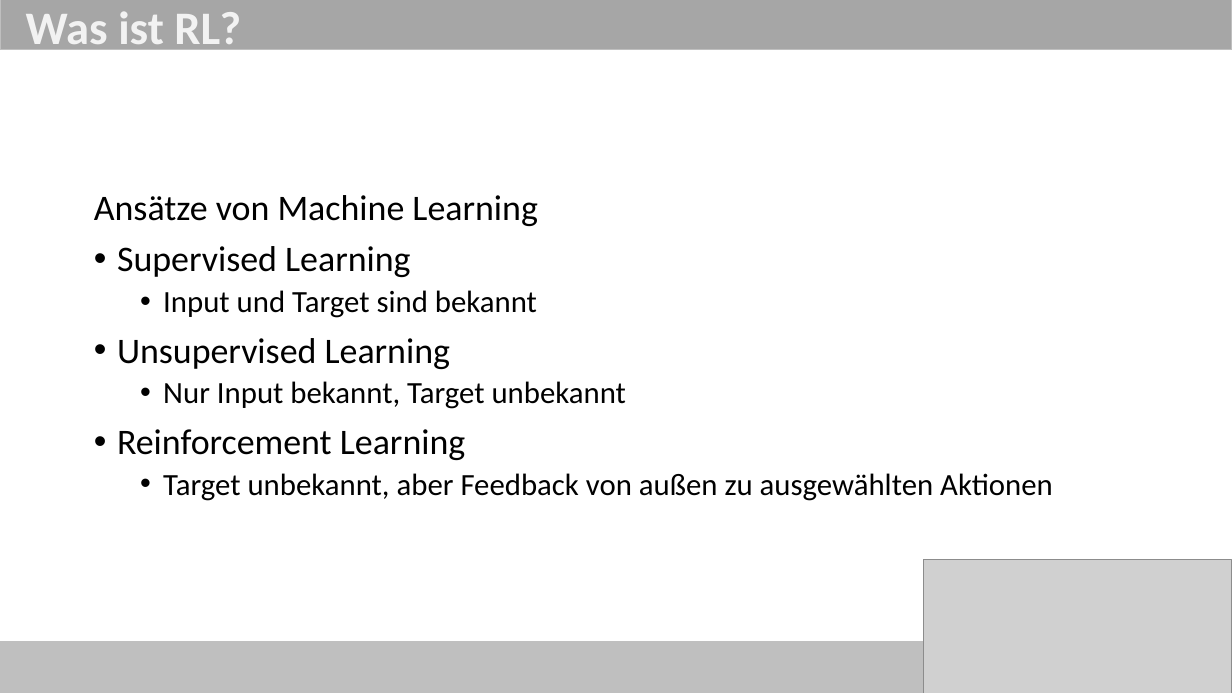
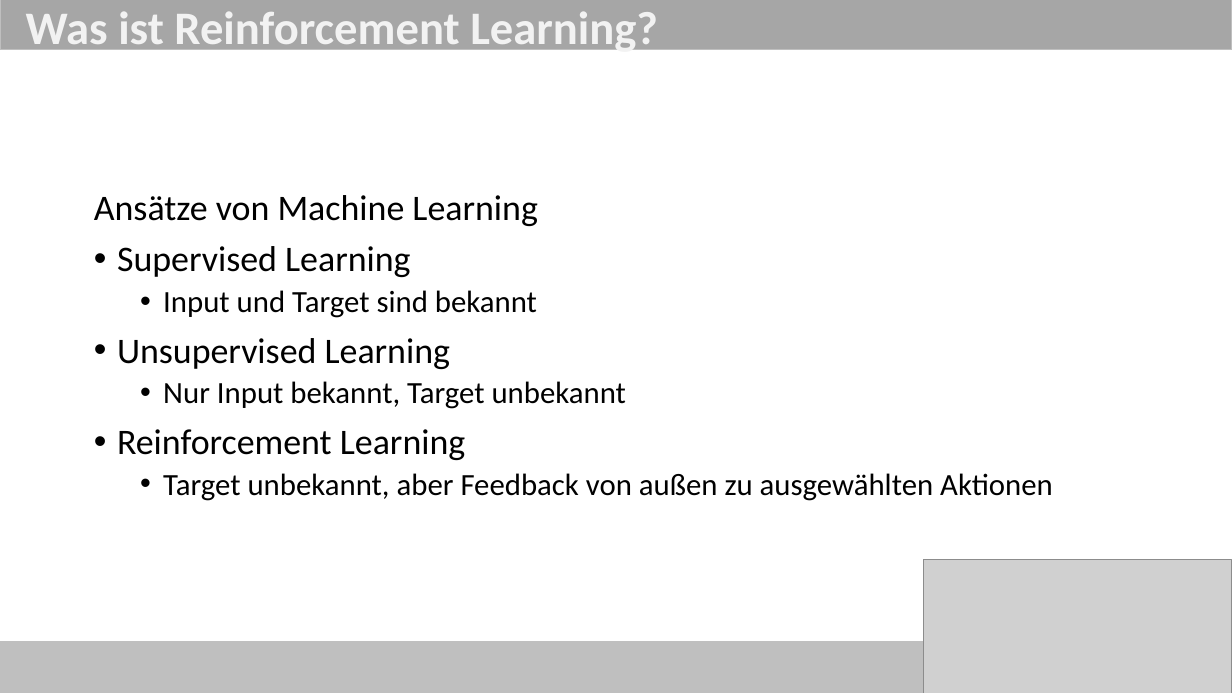
Before and after one commit to ob-algdatii-ss18/leistungsnachweis-firststeptoworlddomination, a slide deck: slide 2 of Reinforcement Learning.pptx. Drawn at 1232x693 pixels with LibreOffice and Linux fonts; fonts in the diff are those of the drawing; grey boxes stand for pictures. Boxes give left, top, right and bottom in pixels: in the first picture for what was removed or moved away, otherwise in the second. Text is boxed around its words. In the diff, an @@ line names an element or a change of style, - is before the commit and + after.

```diff
--- a/Reinforcement Learning.pptx
+++ b/Reinforcement Learning.pptx
@@ text at bbox=[26, 11, 658, 56]: text changed @@
-Was ist RL?
+Was ist Reinforcement Learning?
```
Also in this commit, not shown: 3 other slides changed, 2 slides added.
